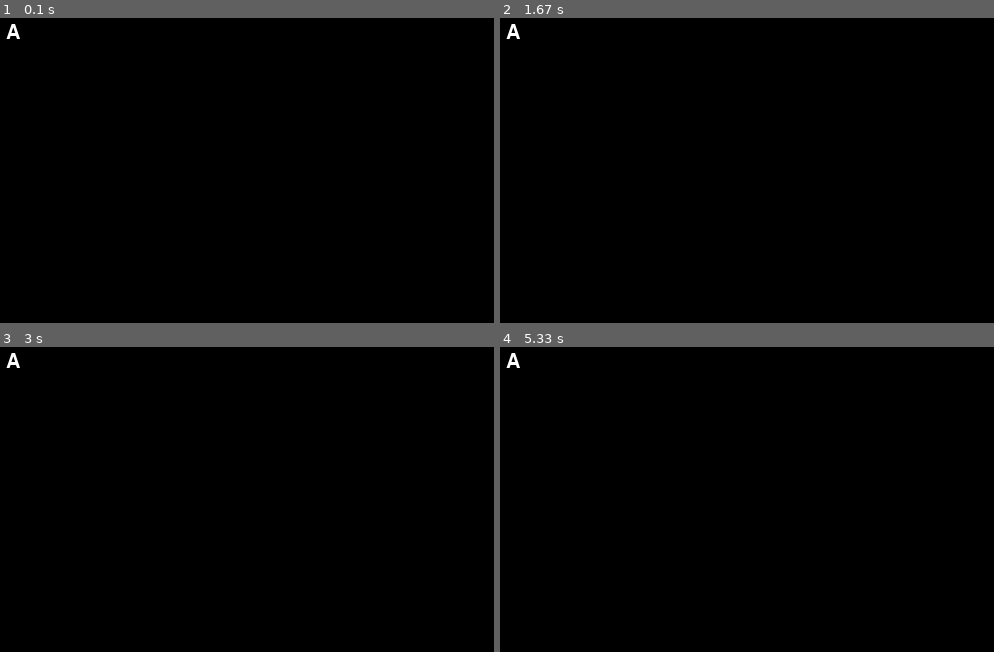
Above: before the commit, frames 1-4 (two rows, left to right).
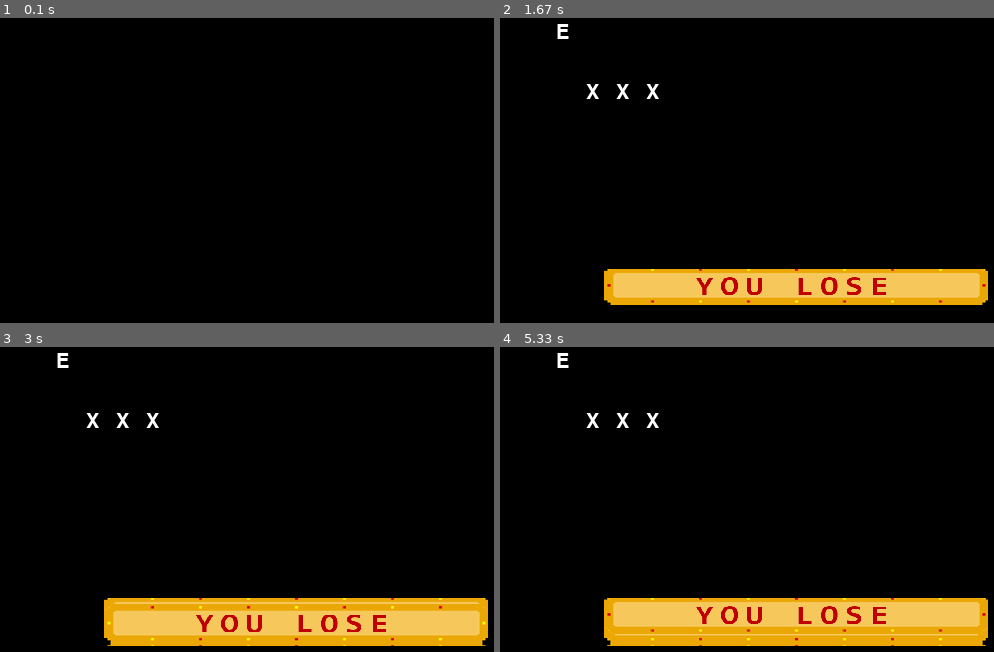
Above: after the commit, the same moments.

Repository: Elizabeth-mqz-gmz/MARS-Pitz_CanYouHearMeNow-
Game: pygame game, started from Message.py
The game is run twice, just before and just after one commit, with the same random seed, the same clock (stepped at 60 frames per second) and the same inputs.
Inputs:
- Up to frame 1 (0.1 s): no input
- Up to frame 2 (1.67 s): tap E at 0.33 s; tap Y at 0.67 s; hold B 1-1.47 s; hold D 1-1.47 s
- Up to frame 3 (3 s): no input
- Up to frame 4 (5.33 s): no input

The runs differ from the first frame. In frame 1, less than 0.1% of the frame differs, in the area x 1-5%, y 1-7%; in frame 2, 9.5%; in frame 3, 13%, in the area x 1-99%, y 1-99%; in frame 4, 13%.

Commit message:
Feat:back

Diff:
--- a/Message.py
+++ b/Message.py
@@ -1,15 +1,24 @@
 import pygame as pg
-import pygame_textinput
 import random as rd
+import time as tm
 
 #Words
 abc   = ["A","B","C","D","E","F","G","H","I","J","K","L","M","N","O","P","Q","R","S","T","U","V","W","X","Y","Z"]
+letter= [pg.K_a,pg.K_b,pg.K_c,pg.K_d,pg.K_e,pg.K_f,pg.K_g,pg.K_h,pg.K_i,pg.K_j,pg.K_k,pg.K_l,pg.K_m,pg.K_n,pg.K_o,pg.K_p,pg.K_q,pg.K_r,pg.K_s,pg.K_t,pg.K_u,pg.K_v,pg.K_w,pg.K_x,pg.K_y,pg.K_z]
 words = [ "MARS", "EARTH", "SPACE", "NASA", "STAR", "SPACESHIP", "HUMAN", "MARTIAN", "PLANET", "LIVE", "WATER", "OXYGEN", "FOOD"]
+index = [None] * 16
+
+
+winImg = pg.image.load('./Media/Message/Win.png')
+lseImg = pg.image.load('./Media/Message/Lose.png')
+
+winImg = pg.transform.scale(winImg, (384, 96))
+lseImg = pg.transform.scale(lseImg, (384, 96))
+
 
 #Cifrate a word
 def Cifr():
     w = words[rd.randint(0,len(words)-1)]
-    index = [None] * 16
     cont = 0
     for l in w:
         if l not in index:
@@ -23,10 +32,7 @@
                 cont += 1
 
     rd.shuffle(index)
-    print(index)
-    return index
-
-Cifr()
+    return list(w)
 
 #init and display
 pg.init()
@@ -42,22 +48,55 @@
     TxtSur = text_objects(leter,txt)
     screen.blit(TxtSur,(x,y))
 
-putLetter("A",10,30)
+def win():
+    for x in [1, 2, 3, 4, 5]:
+        if x % 2 == 0:
+            screen.blit(winImg, (108, 276), (0, 0, 384, 48))
+        else:
+            screen.blit(winImg, (108, 276), (0, 48, 384, 48))
+        pg.display.update()
+        tm.sleep(1)
 
-
-textinput = pygame_textinput.TextInput()
+def lose():
+    for x in [1, 2, 3, 4, 5]:
+        if x % 2 == 0:
+            screen.blit(lseImg, (108, 276), (0, 0, 384, 48))
+        else:
+            screen.blit(lseImg, (108, 276), (0, 48, 384, 48))
+        pg.display.update()
+        tm.sleep(1)
+#putLetter("ABC",10,30)
 
 playing = True
 while playing:
-    for events in pg.event.get():
-        if events.type == pg.QUIT:
-            playing = False
-
-
-    events = pg.event.get()
-    textinput.update(events)
-    screen.blit(textinput.get_surface(), (10, 10))
-    pg.display.update()
+    errCount = 0
+    pal = Cifr()
+    loser = False
+    print(pal)
+    missing = len(pal)
+    screen.fill((0,0,0))
+    while (not loser) and playing:
+        for events in pg.event.get():
+            if events.type == pg.QUIT:
+                playing = False
+            elif events.type == pg.KEYDOWN:
+                for lt in range(0,len(letter)-1):
+                    if events.key == letter[lt]:
+                        print(abc[lt])
+                        if abc[lt] in pal:
+                            pos = pal.index(abc[lt])
+                            pal[pos] = " "
+                            putLetter(abc[lt],30*(pos+2),30)
+                            missing -= 1
+                        else:
+                            errCount += 1
+                            putLetter("X",30*(errCount+2),90)
+                        if missing == 0:
+                            win()
+                        if errCount == 3:
+                            lose()
+                            loser = True
+        pg.display.update()
 
 
 quit()
Binary file added: Media/Message/Lose.png
Binary file added: Media/Message/Win.png
